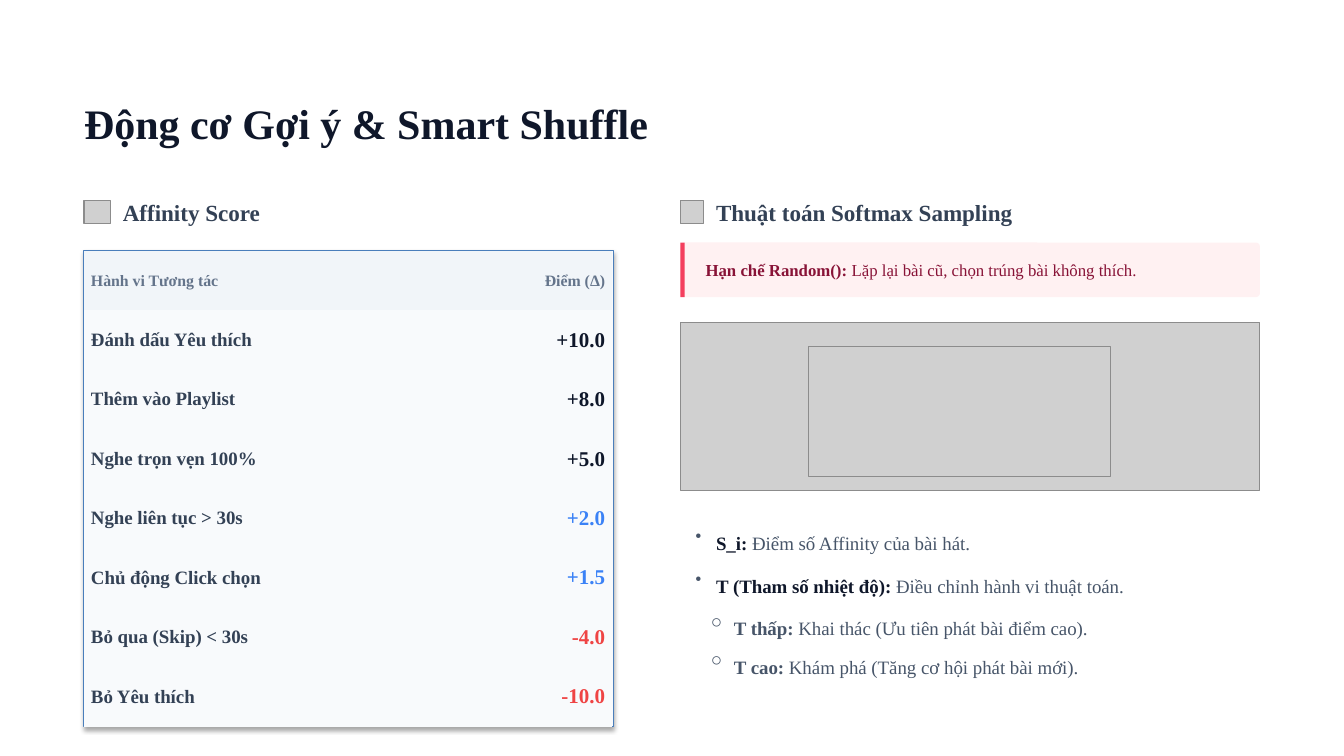
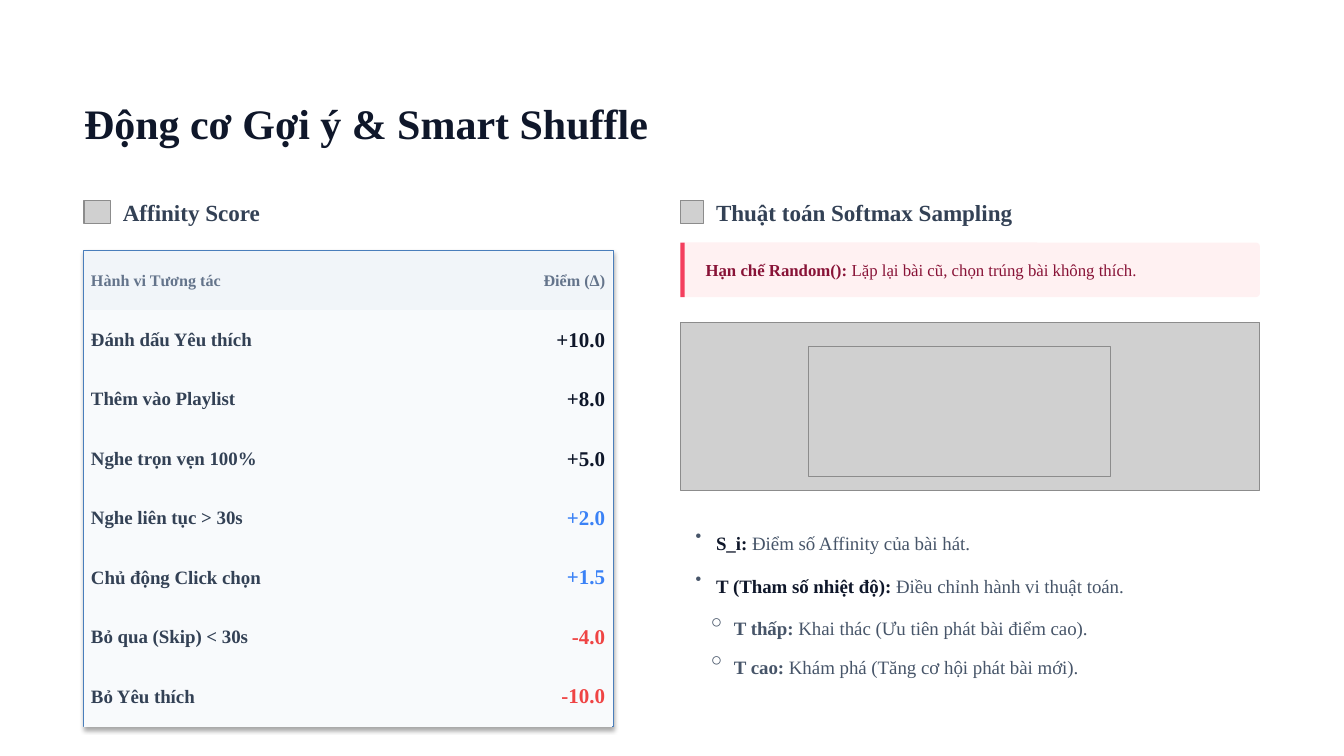
Before and after one commit to NotJimmy97/musicappbyNT, a slide deck: slide 9 of docs/PPTX_DO_AN_MUSICAPP_FINAL.pptx. Drawn at 1344x756 pixels with LibreOffice and Linux fonts; fonts in the diff are those of the drawing; grey boxes stand for pictures. Boxes give left, top, right and bottom in pixels: in the first picture for what was removed or moved away, otherwise in the second. Text is boxed around its words. In the diff, an @@ line names an element or a change of style, - is before the commit and + after.

```diff
--- a/docs/PPTX_DO_AN_MUSICAPP_FINAL.pptx
+++ b/docs/PPTX_DO_AN_MUSICAPP_FINAL.pptx
@@ table at bbox=[84, 251, 612, 727] @@
@@ size 11.2 to 11.5 pt in "Hành vi Tương tác", "Điểm (Δ)" @@
```
Also in this commit, not shown: 7 other slides changed, 2 other files.
